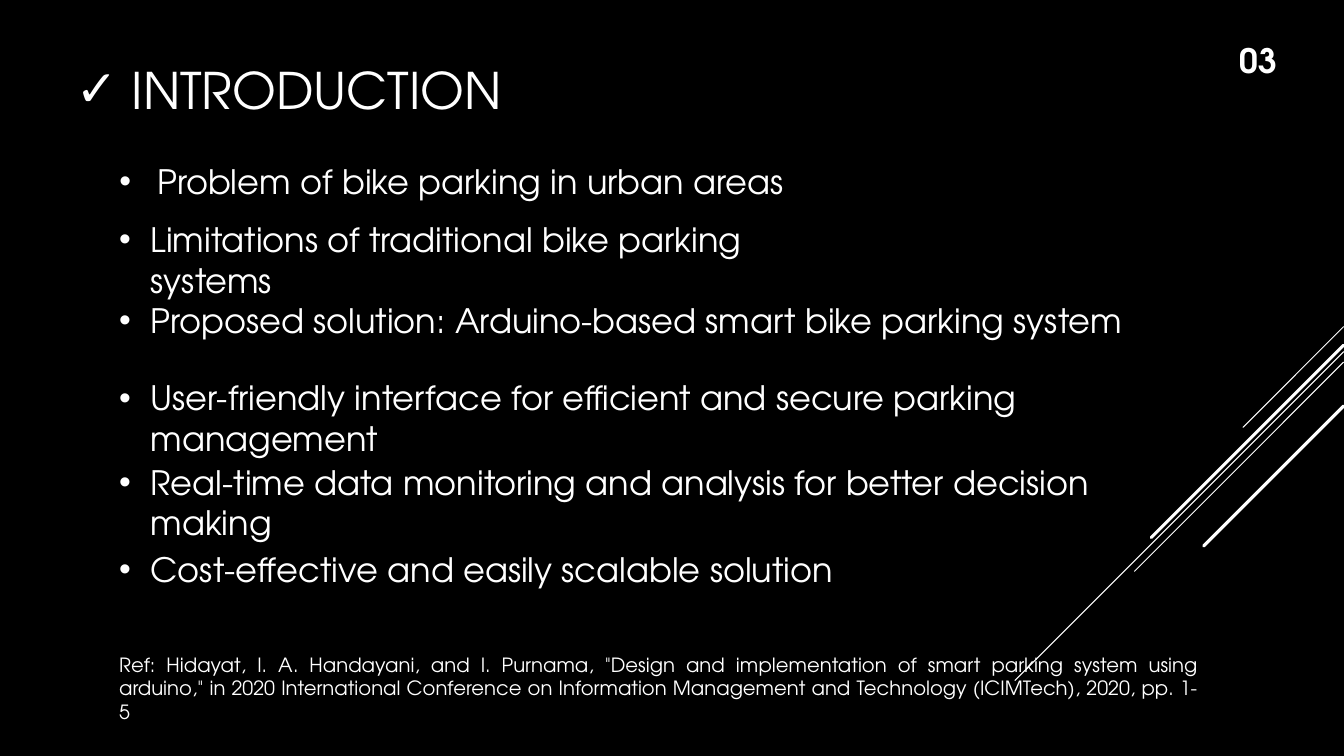
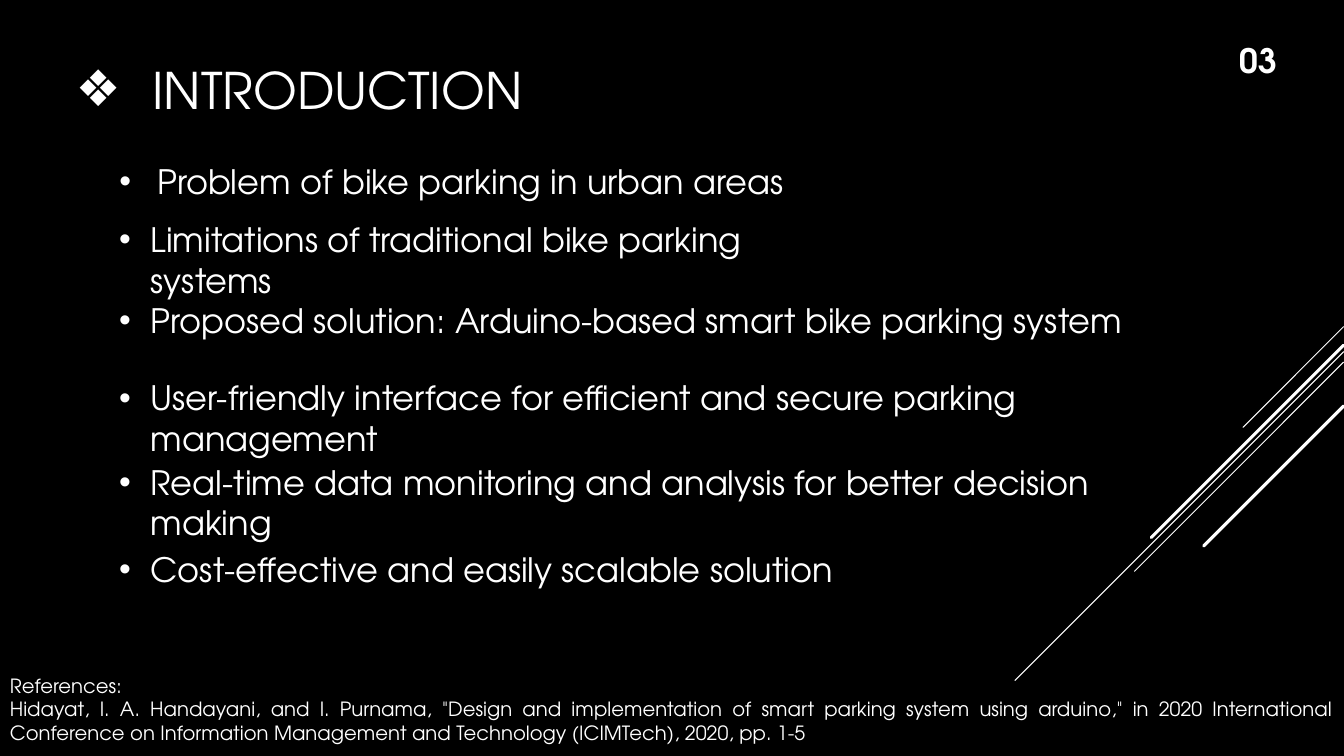
Before and after one commit to istyaque-ahammed/Technical-Writing-and-Presentation, a slide deck: slide 4 of Technical_Presentation.pptx. Drawn at 1344x756 pixels with LibreOffice and Linux fonts; fonts in the diff are those of the drawing. Boxes give left, top, right and bottom in pixels: in the first picture for what was removed or moved away, otherwise in the second. Text is boxed around its words. In the diff, an @@ line names an element or a change of style, - is before the commit and + after.

```diff
--- a/Technical_Presentation.pptx
+++ b/Technical_Presentation.pptx
@@ text "INTRODUCTION" at (153, 71, 523, 110): bullet ✓ to ❖ @@
@@ text at (10, 678, 1331, 745): text changed @@
-Ref: Hidayat, I. A. Handayani, and I. Purnama, "Design and implementation of smart parking system using arduino," in 2020 International Conference on Information Management and Technology (ICIMTech), 2020, pp. 1-5
+References:
+Hidayat, I. A. Handayani, and I. Purnama, "Design and implementation of smart parking system using arduino," in 2020 International Conference on Information Management and Technology (ICIMTech), 2020, pp. 1-5
```
Also in this commit, not shown: 8 other slides changed.
